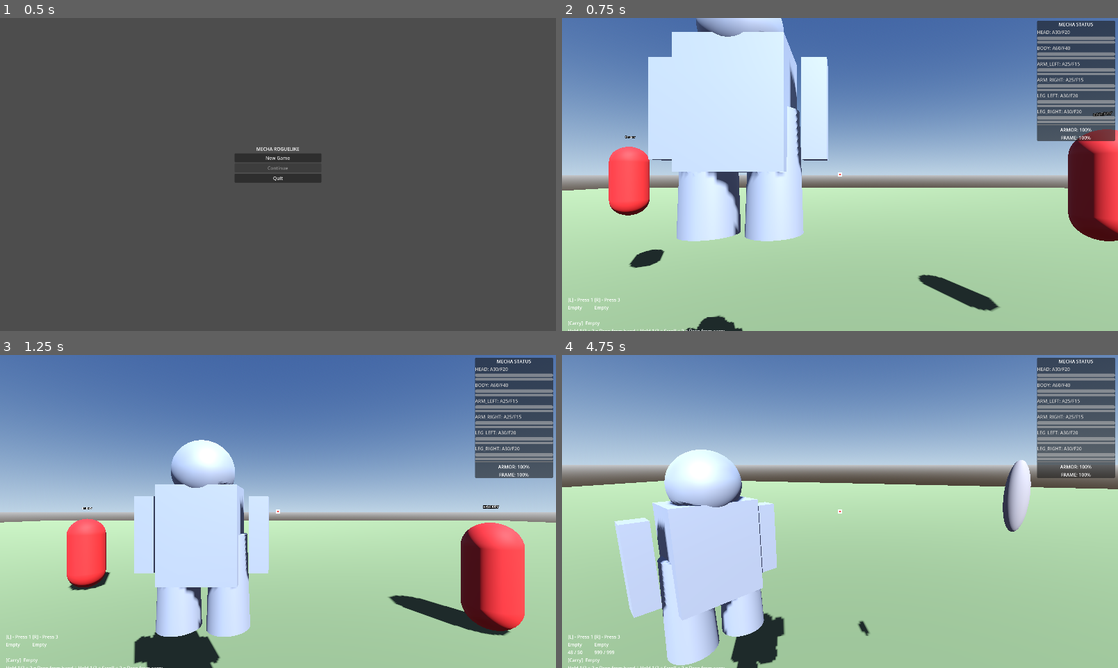
Above: before the commit, frames 1-4 (two rows, left to right).
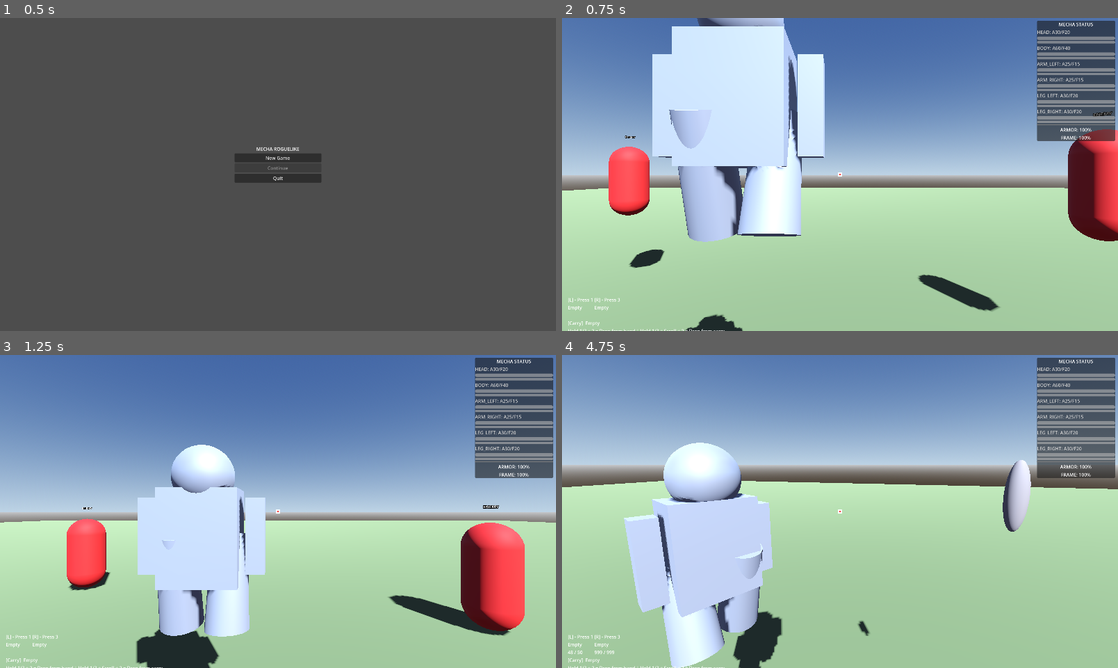
Above: after the commit, the same moments.

Repository: iHaveNoKnowledge/Godot_Project_rogue_mech
Game: Godot game, scene res://scenes/main_menu/main_menu.tscn
The game is run twice, just before and just after one commit, with the same random seed, the same clock (stepped at 60 frames per second) and the same inputs.
Inputs (mouse positions are in pixels of both pictures, inside the frame that each line leads up to):
- Up to frame 1 (0.5 s): no input
- Up to frame 2 (0.75 s): click "New Game" at 0.5 s
- Up to frame 3 (1.25 s): no input
- Up to frame 4 (4.75 s): move the mouse to (867, 511) at 1.27 s; hold Middle mouse button (aim) 1.28-2.03 s; hold W (move_forward) 1.28-2.78 s; click (867, 511) at 1.42 s; tap Space (jump) at 1.52, 2.27, 3.77, 4.52 s; move the mouse to (812, 511) at 2.02 s; tap Tab (camera_unlock) at 2.1 s; move the mouse to (895, 442) at 2.77 s; hold D (move_right) 2.78-3.53 s; tap X (eject) at 2.85 s; move the mouse to (812, 574) at 3.52 s; hold W (move_forward) 3.53-4.28 s; click (812, 574) at 3.6 s; move the mouse to (1006, 558) at 4.27 s; hold A (move_left) from 4.28 s (still down); hold Right mouse button (fire_right) from 4.28 s (still down)

Frame 1 is identical in both runs. In frame 2, 6.2% of the frame differs, in the area x 15-48%, y 0-100%; in frame 3, 2.0%; in frame 4, 4.8%.

Commit message:
fix: change mecha_animation.gd to extend Node instead of Node3D

Diff:
--- a/scripts/mecha/mecha_animation.gd
+++ b/scripts/mecha/mecha_animation.gd
@@ -1,4 +1,4 @@
-extends Node3D
+extends Node
 
 @export var bob_amount: float = 0.15
 @export var bob_speed: float = 8.0
Not shown, added: scripts/mecha/mecha_animation.gd.uid
Not shown, added: scripts/ui/enemy_status_ui.gd.uid
